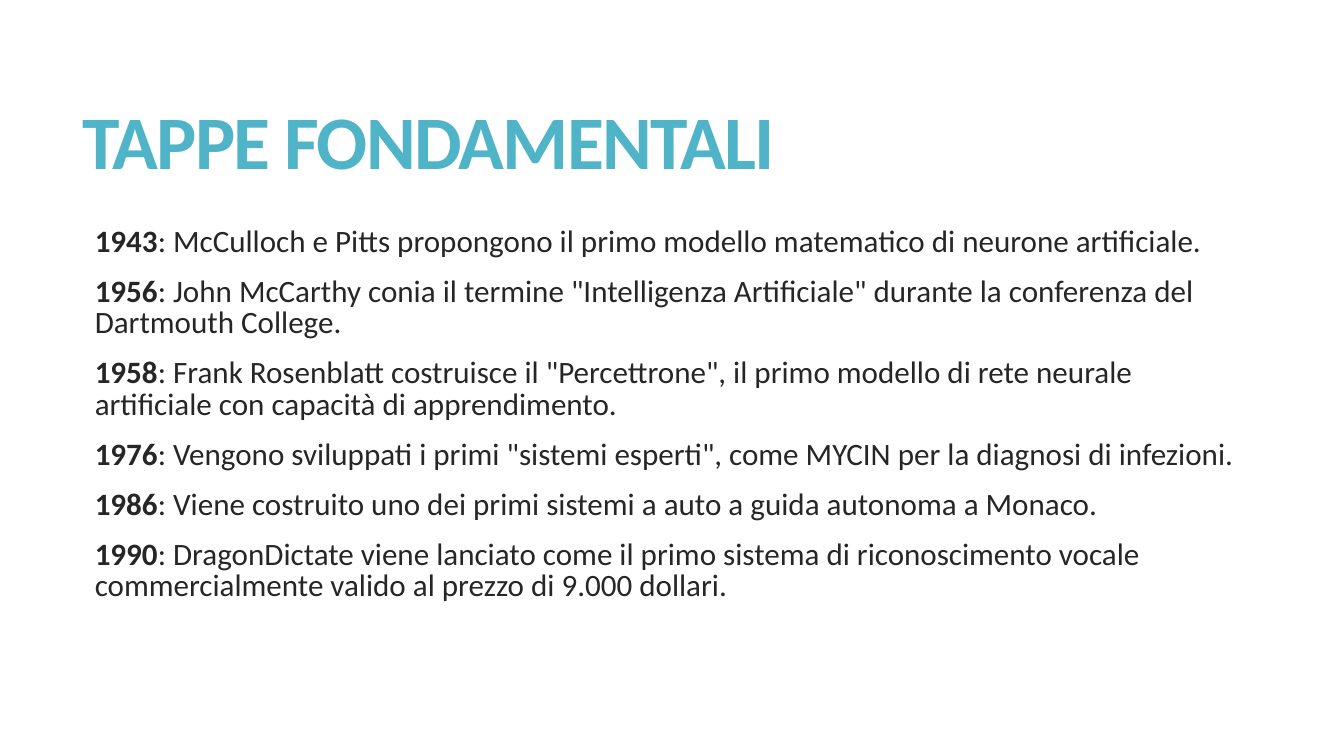
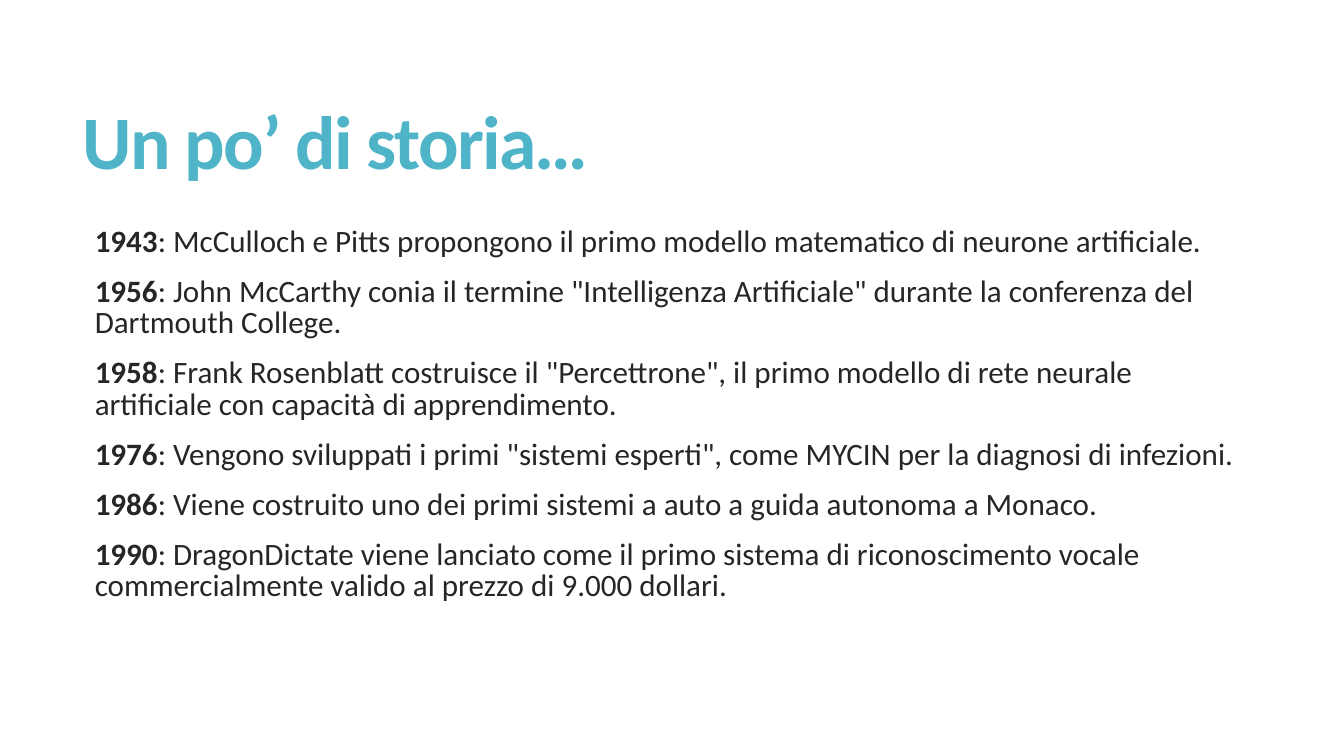
Before and after one commit to misterkilgore/machine_learning_4_pmi, a slide deck: slide 5 of slides/Innovazione con l’IA - Lezione 1.pptx. Drawn at 1344x756 pixels with LibreOffice and Linux fonts; fonts in the diff are those of the drawing. Boxes give left, top, right and bottom in pixels: in the first picture for what was removed or moved away, otherwise in the second. Text is boxed around its words. In the diff, an @@ line names an element or a change of style, - is before the commit and + after.

```diff
--- a/slides/Innovazione con l’IA - Lezione 1.pptx
+++ b/slides/Innovazione con l’IA - Lezione 1.pptx
@@ title at [83, 114, 589, 181]: text changed @@
-TAPPE FONDAMENTALI
+Un po’ di storia…
```
Also in this commit, not shown: 2 other slides changed, 3 slides added, 2 other files.
